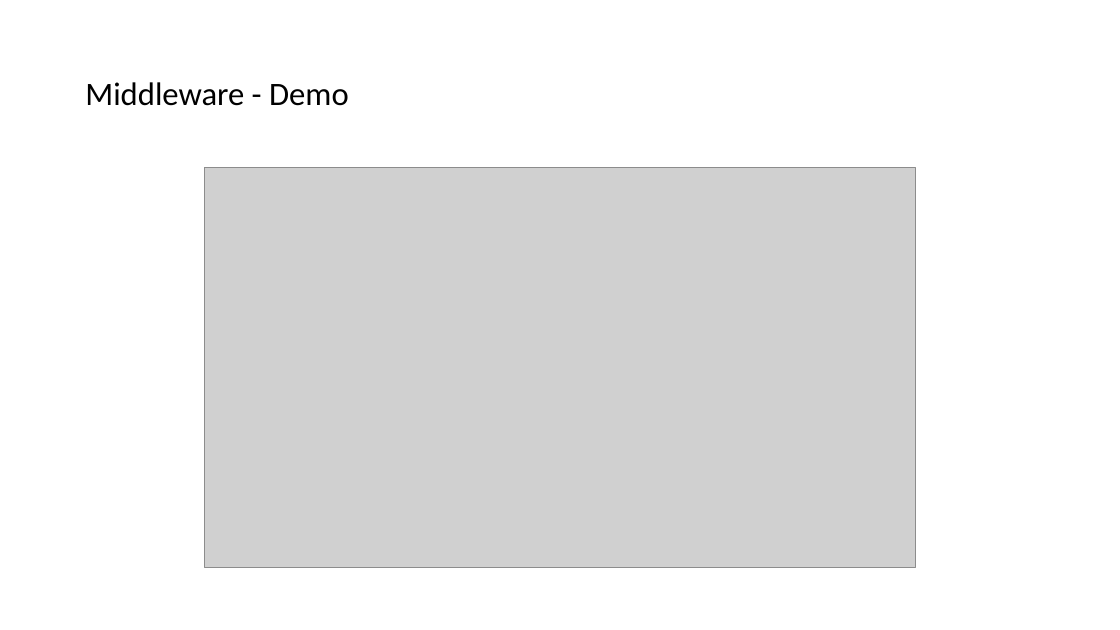
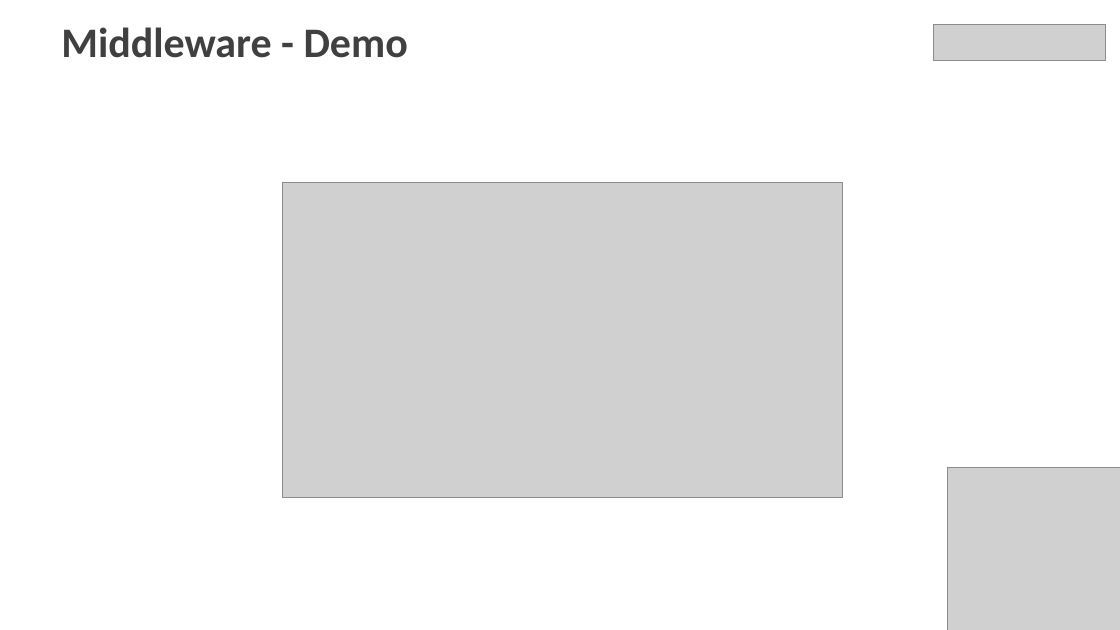
Before and after one commit to fiskaltrust/productdescription-de-doc, a slide deck: slide 21 of for-poscreators/presentation/media/lead-presentation-creator-de.pptx. Drawn at 1120x630 pixels with LibreOffice and Linux fonts; fonts in the diff are those of the drawing; grey boxes stand for pictures. Boxes give left, top, right and bottom in pixels: in the first picture for what was removed or moved away, otherwise in the second. Text is boxed around its words. In the diff, an @@ line names an element or a change of style, - is before the commit and + after.

```diff
--- a/for-poscreators/presentation/media/lead-presentation-creator-de.pptx
+++ b/for-poscreators/presentation/media/lead-presentation-creator-de.pptx
@@ title "Middleware - Demo": place and size @@
-title "Middleware - Demo" at [85, 82, 349, 106]
+title "Middleware - Demo" at [61, 27, 408, 58]
@@ title "Middleware - Demo" at [61, 27, 408, 58]: size 28 to 36 pt, text colour #000000 to #404040, bold on; vertical alignment middle to top @@
@@ picture added at [933, 24, 1105, 61] @@
@@ picture: place and size @@
-picture at [205, 168, 916, 568]
+picture at [282, 183, 843, 498]
@@ picture added at [948, 468, 1120, 630] @@
```
Also in this commit, not shown: 26 other slides changed, 3 slides added, 3 slides removed.
